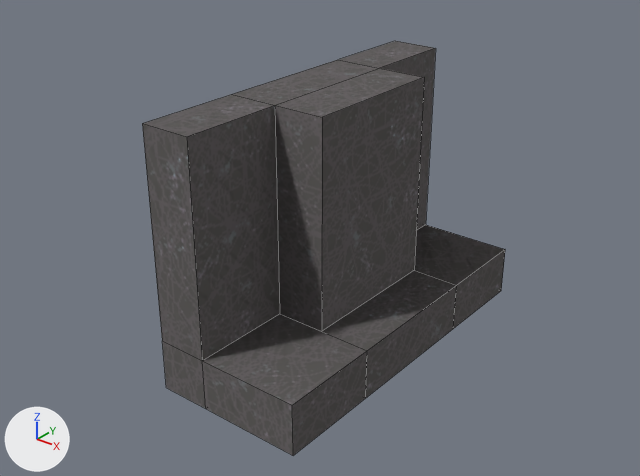
One commit to the OBJ model game/res/models/Back_Wall_1/Back_Wall_1.obj: the scene before it, then after it.
Both versions are drawn from a 50 mm camera at (4.62, -6.07, 3.83) aimed at (-0.93, 0.88, -0.48). The lights are fixed; the arrows at lower left show +X, +Y and +Z. The older version comes first. Mesh edges are drawn as thin lines. Where no turn or scale is listed for an object, it has been applied to the vertices.
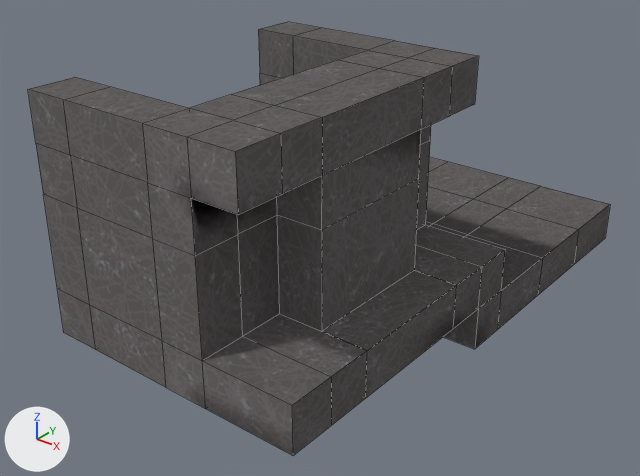
The change in detail:
me_cube is used by ob_cube; location (0.0, 0.0, 0.0).
me_cube had 36 vertices, 34 faces and spanned x -0.61..0.89, y -1.75..1.75, z -0.89..1.61.
me_cube now has 168 vertices, 170 faces and spans x -2.11..0.89, y -1.75..4.75, z -1.39..1.61.
Part 1, on me_cube:
25 faces are deleted.
4 vertices are added at (0.39, -1.75, 1.61), (0.39, 1.75, 1.61), (0.39, 1.75, 1.11), (0.39, -1.75, 1.11).
16 new vertices lie (0.0, -0.5, 0.0) away from vertices in x -0.61..0.89, y -0.75..1.75, z -0.89..1.61.
14 new vertices lie (0.0, 0.0, 1.0) away from vertices in x -0.61..0.39, y -1.75..1.75, z -0.39.
16 new vertices lie (-1.0, 0.0, 0.0) away from vertices in x -0.61..0.89, y -1.75..1.75, z -0.89..1.61.
20 new vertices lie (0.0, 0.0, -0.5) away from vertices in x -1.61..0.89, y -1.75..1.75, z -0.89..1.61.
23 new vertices lie (-0.5, 0.0, 0.0) away from vertices in x -1.61..0.39, y -1.75..1.75, z -1.39..1.61.
9 new vertices lie (0.0, 0.5, 0.0) away from vertices in x -2.11..0.39, y 0.75..1.25, z -1.39..1.61.
10 new vertices lie (0.0, 1.0, 0.0) away from vertices in x -2.11..0.89, y 1.75, z -1.39..-0.89.
10 new vertices lie (0.0, 1.0, 0.0) away from vertices in x -2.11..0.89, y 2.75, z -1.39..-0.89.
10 new vertices lie (0.0, 1.0, 0.0) away from vertices in x -2.11..0.89, y 3.75, z -1.39..-0.89.
161 new faces join them.
me_cube part 2: 11 kept faces spanning x -0.61..0.89, y -1.75..1.75, z -0.89..1.61 get new texture (UV) coordinates.

Pixel boxes (x1, y1, x2, y2) of what changed, in the pictures (640 x 476 px):
'Cube', reshaped (60% wider)
    before: (142, 41, 505, 455)
    after: (28, 22, 610, 455)
part 1 of me_cube, built on
    before: (142, 41, 505, 455)
    after: (28, 22, 610, 455)
part 2 of me_cube, surface changed
    both: (162, 60, 457, 455)
